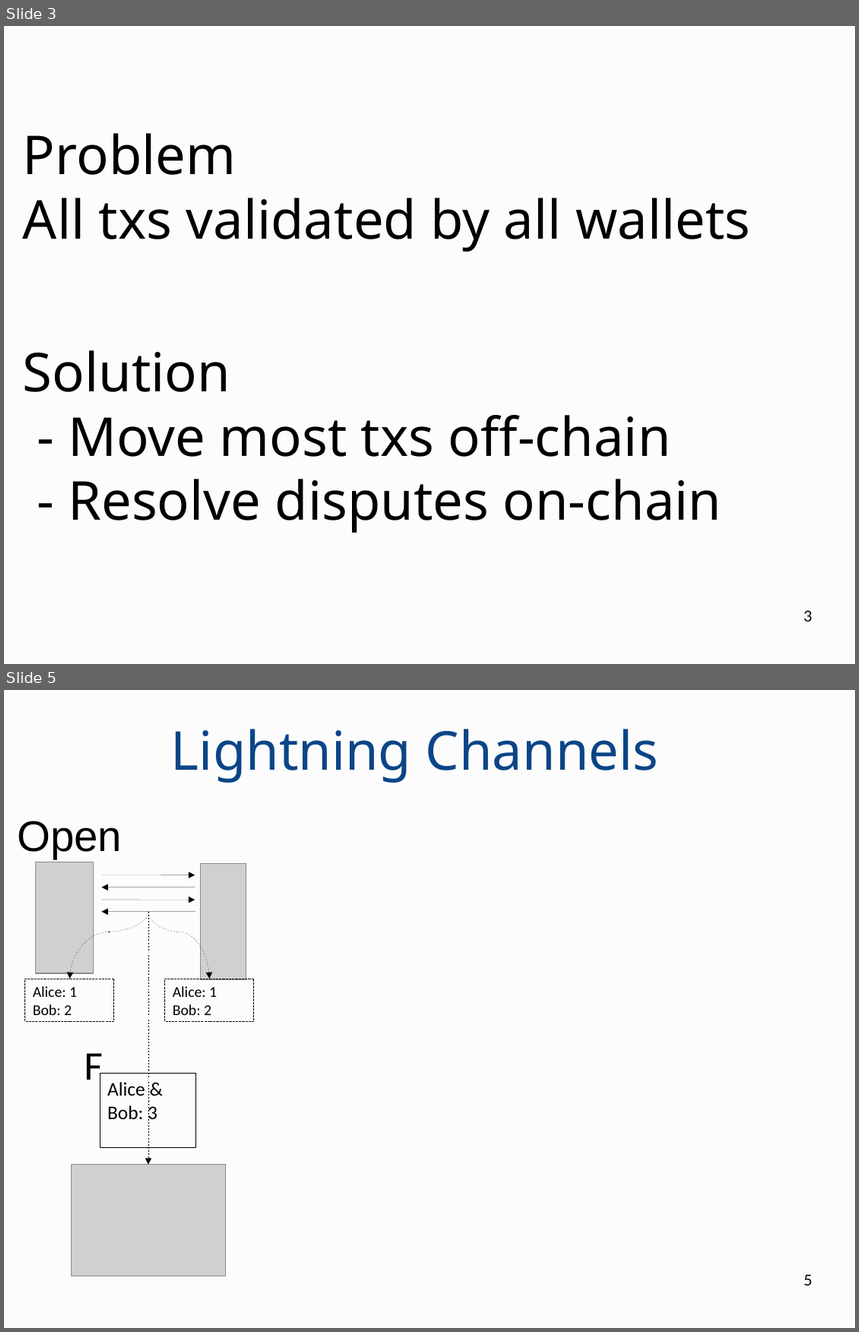
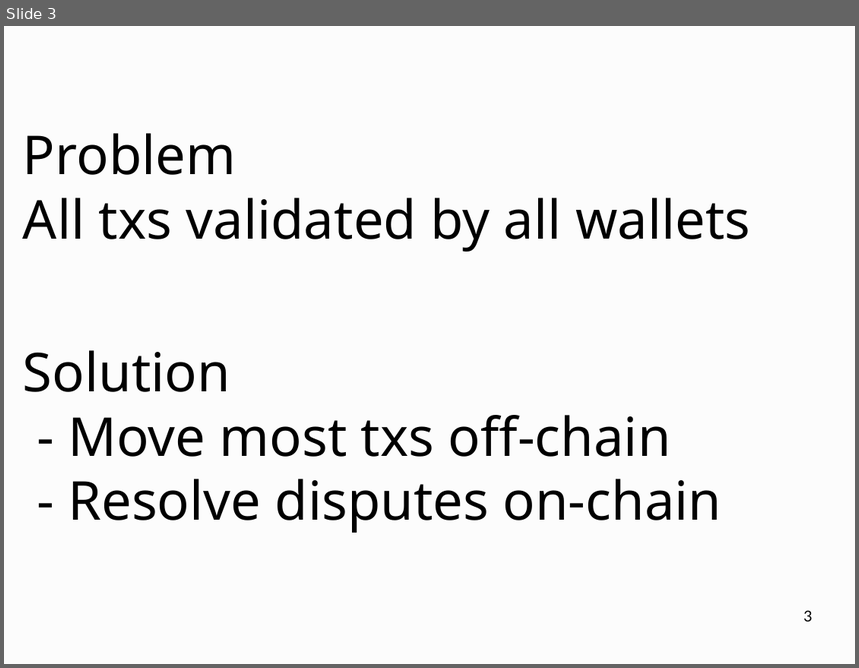
Before and after one commit to OrfeasLitos/virtual-payment-channels, a slide deck: slides/presentation.odp. Shown one above the other, each under a label of ours: slides 3 and 5 before the commit, slide 3 after it; the slides between them are not shown. The pictures are 859x1332 and 859x668 pixels, drawn with LibreOffice and Linux fonts; fonts in the diff are those of the drawing; grey boxes stand for pictures. Boxes give left, top, right and bottom in pixels: in the first picture for what was removed or moved away, otherwise in the second. Text is boxed around its words. In the diff, an @@ line names an element or a change of style, - is before the commit and + after.

```diff
--- a/slides/presentation.odp
+++ b/slides/presentation.odp
@@ slide 5 removed at (4,690,855,1328), background #FCFCFC @@
@@ title removed at (171,729,659,783) @@
-Lightning Channels
@@ text removed at (17,821,122,859) @@
-Open
@@ picture removed at (36,863,94,973) @@
@@ picture removed at (201,864,246,980) @@
@@ arrow removed from (101, 875) to (195, 875) @@
@@ arrow removed from (195, 888) to (101, 888) @@
@@ curved arrow removed from (148, 912) to (69, 979) @@
@@ arrow removed from (101, 900) to (195, 900) @@
@@ arrow removed from (196, 912) to (101, 912) @@
@@ curved arrow removed from (148, 912) to (209, 979) @@
@@ curved arrow removed from (148, 912) to (148, 1165) @@
@@ rectangle removed at (25,979,113,1022) @@
-Alice: 1
-Bob: 2
@@ rectangle removed at (164,979,253,1022) @@
-Alice: 1
-Bob: 2
@@ text removed at (84,1053,103,1090) @@
-F
@@ rectangle removed at (100,1073,196,1148) @@
-Alice & Bob: 3
@@ picture removed at (71,1165,226,1277) @@
@@ page number removed at (804,1275,812,1286) @@
-5
```
Also in this commit, not shown: 2 slides changed, 15 other slides removed, 1 other file.
